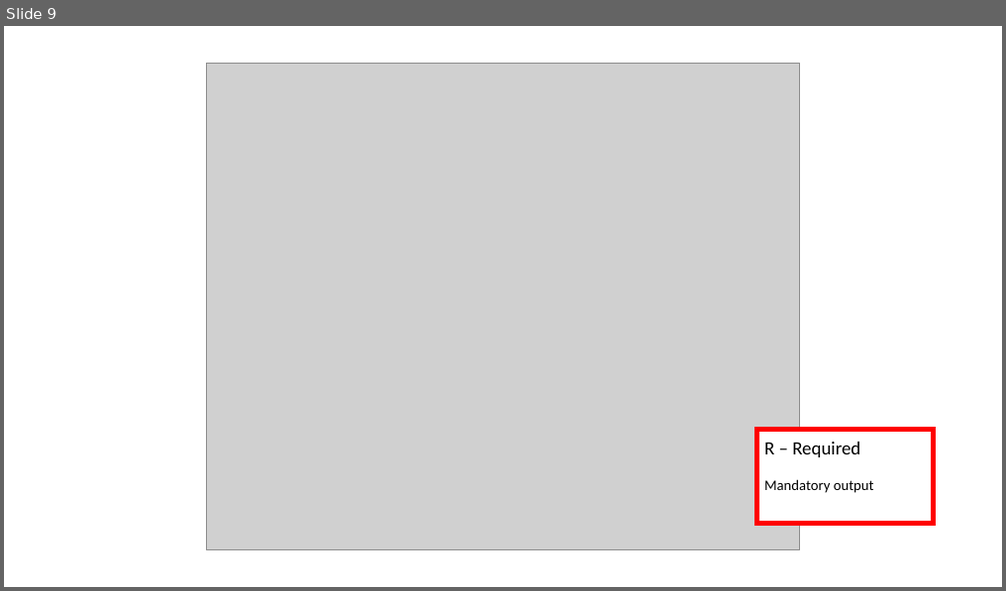
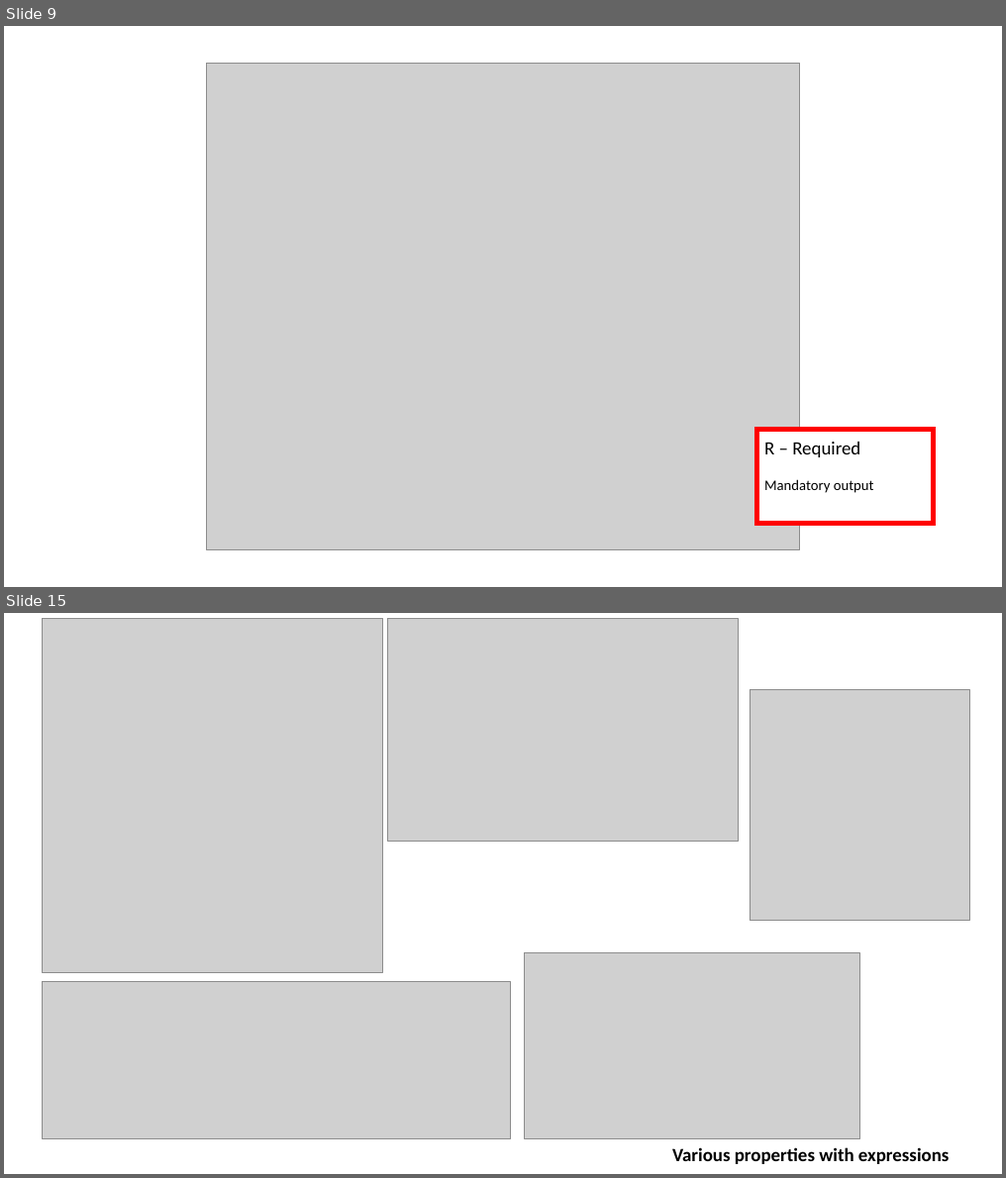
Before and after one commit to casefabric/guide, a slide deck: custom-picture-sources/various pictures.pptx. Shown one above the other, each under a label of ours: slide 9 before the commit, slides 9 and 15 after it; the slides between them are not shown. The pictures are 1006x591 and 1006x1178 pixels, drawn with LibreOffice and Linux fonts; fonts in the diff are those of the drawing; grey boxes stand for pictures. Boxes give left, top, right and bottom in pixels: in the first picture for what was removed or moved away, otherwise in the second. Text is boxed around its words. In the diff, an @@ line names an element or a change of style, - is before the commit and + after.

Commit message:
New documentation on Tasks and Expressions

```diff
--- a/custom-picture-sources/various pictures.pptx
+++ b/custom-picture-sources/various pictures.pptx
@@ slide 15 added at box(4, 613, 1002, 1174), background #FFFFFF @@
@@ picture added at box(43, 618, 383, 972) @@
@@ picture added at box(388, 618, 739, 841) @@
@@ picture added at box(749, 690, 969, 921) @@
@@ picture added at box(525, 954, 859, 1140) @@
@@ picture added at box(43, 982, 511, 1139) @@
@@ text added at box(672, 1148, 949, 1164), 18 pt, text #000000, bold @@
+Various properties with expressions
```
Also in this commit, not shown: 5 other slides added, 13 other files.
